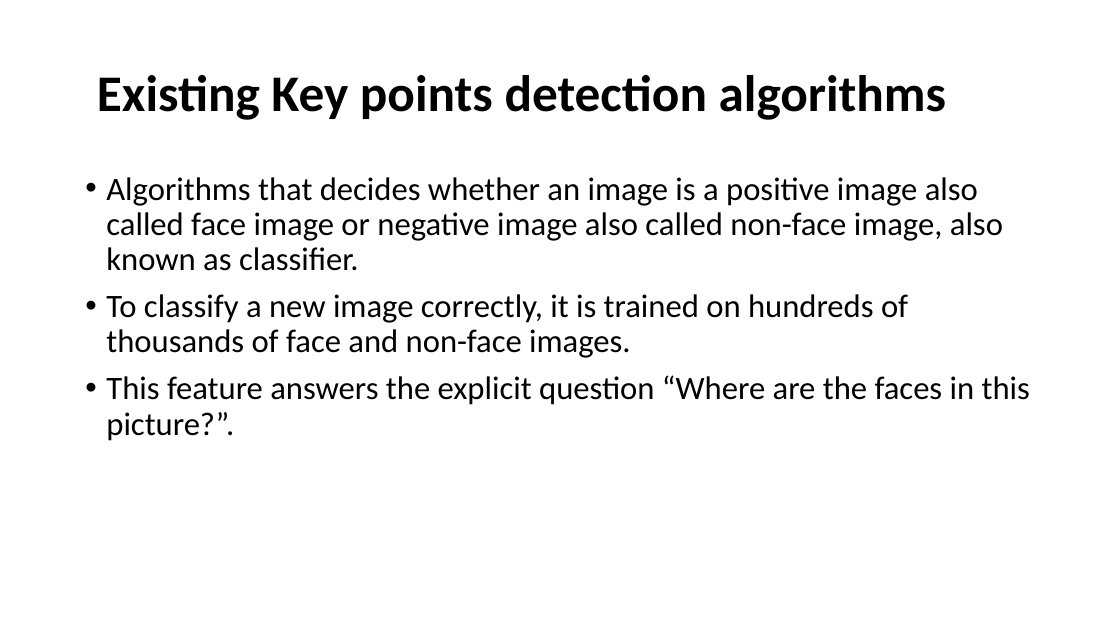
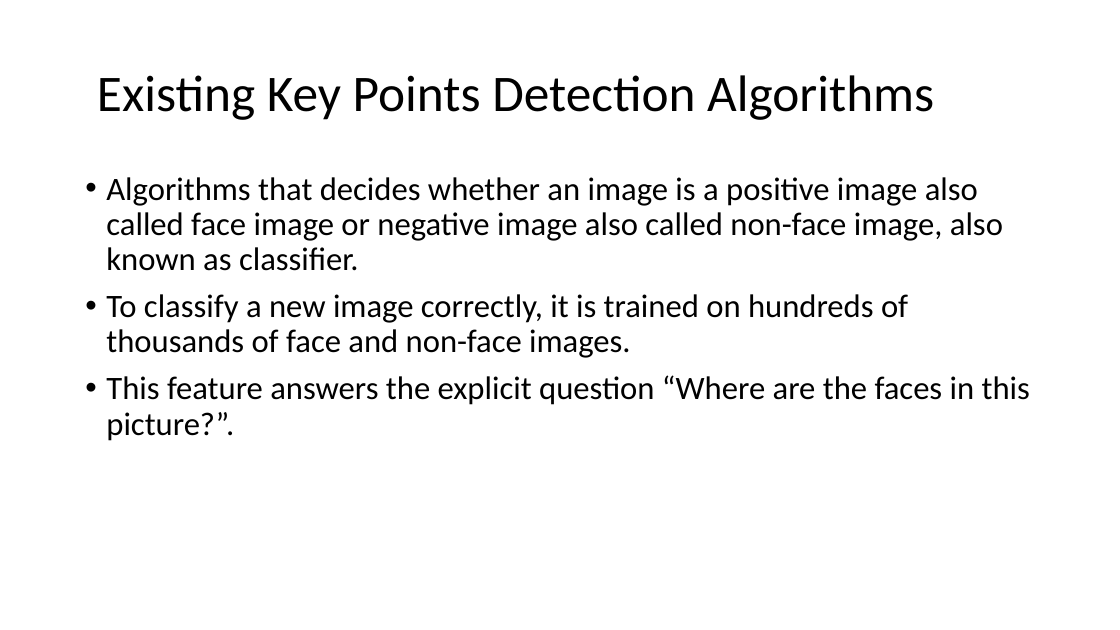
Before and after one commit to IkramulMurad/Face-detection, a slide deck: slide 4 of Book/Facial Key-points Detection.pptx. Drawn at 1120x630 pixels with LibreOffice and Linux fonts; fonts in the diff are those of the drawing. Boxes give left, top, right and bottom in pixels: in the first picture for what was removed or moved away, otherwise in the second. Text is boxed around its words. In the diff, an @@ line names an element or a change of style, - is before the commit and + after.

```diff
--- a/Book/Facial Key-points Detection.pptx
+++ b/Book/Facial Key-points Detection.pptx
@@ title at <box>97,75,934,120</box>: text changed; bold off @@
-Existing Key points detection algorithms
+Existing Key Points Detection Algorithms
```
Also in this commit, not shown: 10 other slides changed, 5 slides added.
